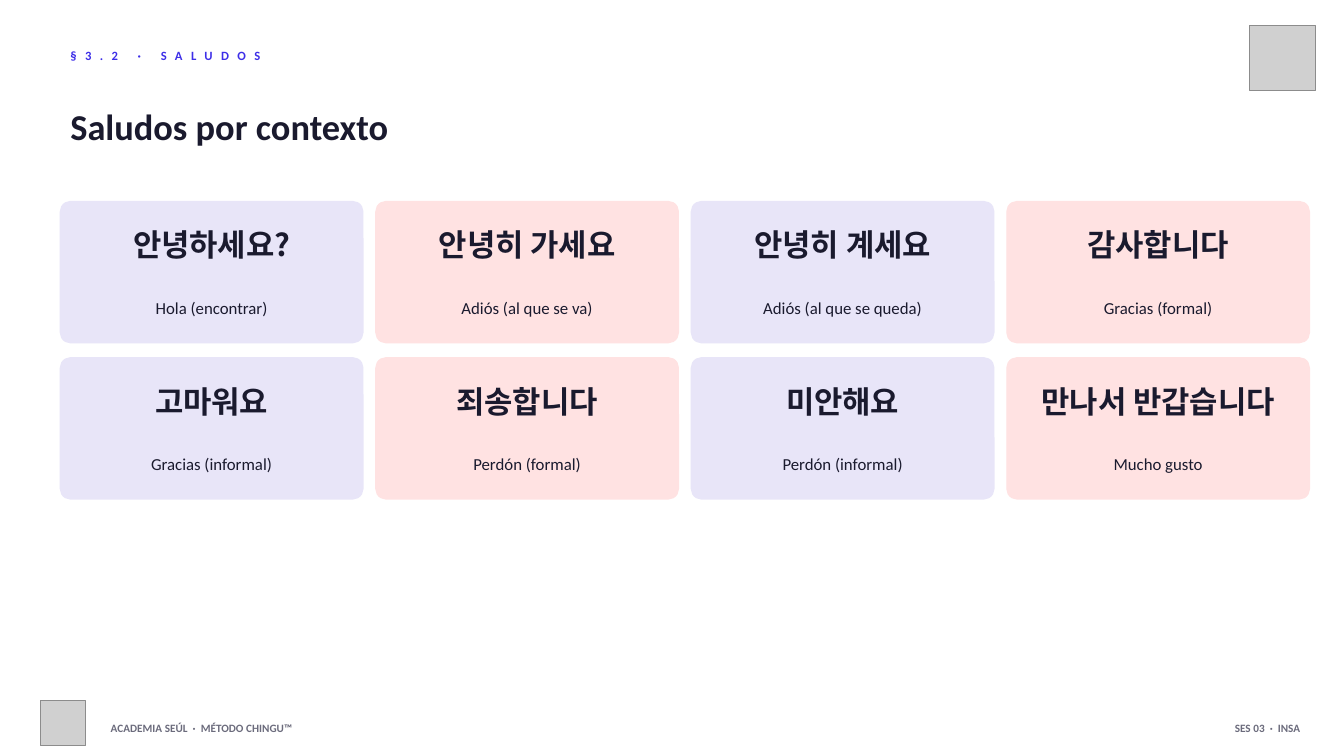
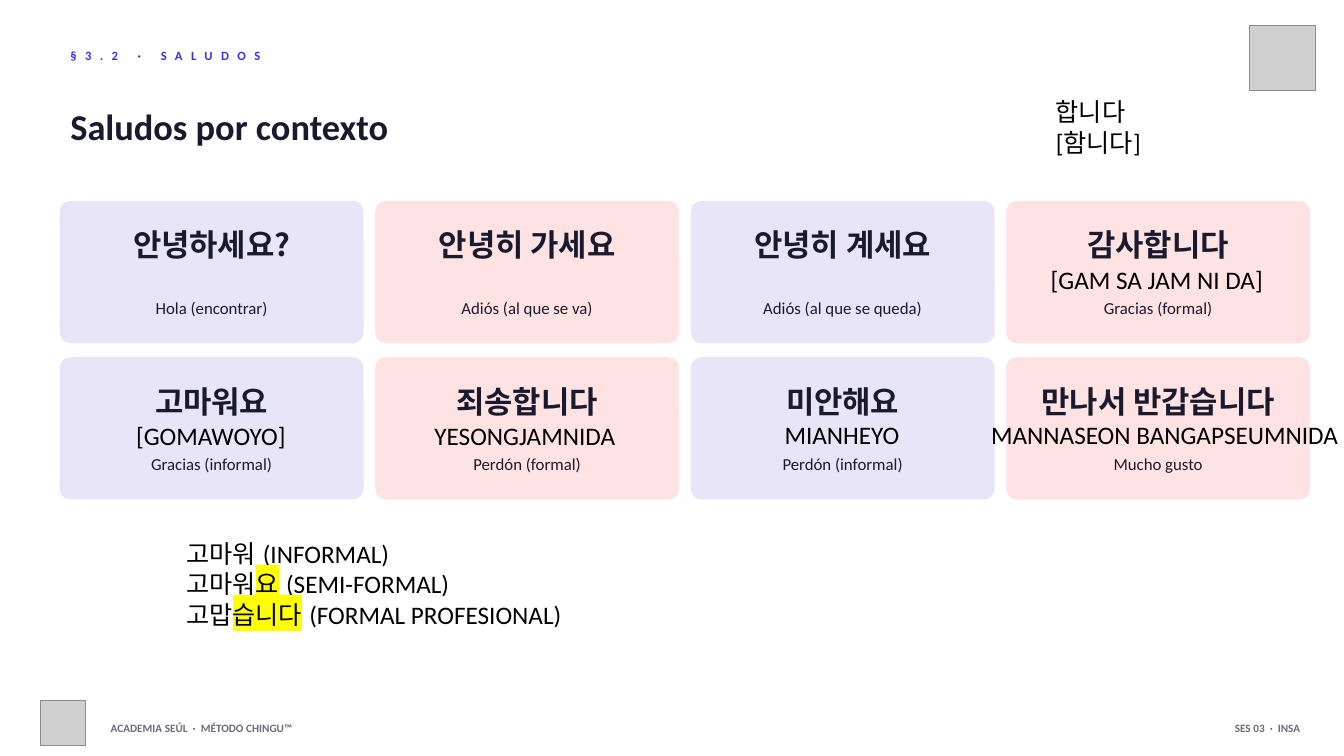
Before and after one commit to academiaseul/ACADEMIASEULWEB, a slide deck: slide 8 of A1_Nivel_1/03_Saludos/Sesion_03_Saludos.pptx (slide 4 before the commit). Drawn at 1344x756 pixels with LibreOffice and Linux fonts; fonts in the diff are those of the drawing; grey boxes stand for pictures. Boxes give left, top, right and bottom in pixels: in the first picture for what was removed or moved away, otherwise in the second. Text is boxed around its words. In the diff, an @@ line names an element or a change of style, - is before the commit and + after.

```diff
--- a/A1_Nivel_1/03_Saludos/Sesion_03_Saludos.pptx
+++ b/A1_Nivel_1/03_Saludos/Sesion_03_Saludos.pptx
@@ text added at <box>1056,100,1141,156</box>, 18 pt, text #000000 @@
+합니다
+[함니다]
@@ text added at <box>1051,270,1262,293</box>, 18 pt, text #000000 @@
+[GAM SA JAM NI DA]
@@ text added at <box>136,426,285,449</box>, 18 pt, text #000000 @@
+[GOMAWOYO]
@@ text added at <box>434,428,615,445</box>, 18 pt, text #000000 @@
+YESONGJAMNIDA
@@ text added at <box>785,427,900,444</box>, 18 pt, text #000000 @@
+MIANHEYO
@@ text added at <box>991,427,1338,444</box>, 18 pt, text #000000 @@
+MANNASEON BANGAPSEUMNIDA
@@ text added at <box>186,542,561,630</box>, 18 pt, text #000000 @@
+고마워 (INFORMAL)
+고마워요 (SEMI-FORMAL)
+고맙습니다 (FORMAL PROFESIONAL)
```
Also in this commit, not shown: 13 other slides changed, 13 slides added, 12 other files.
